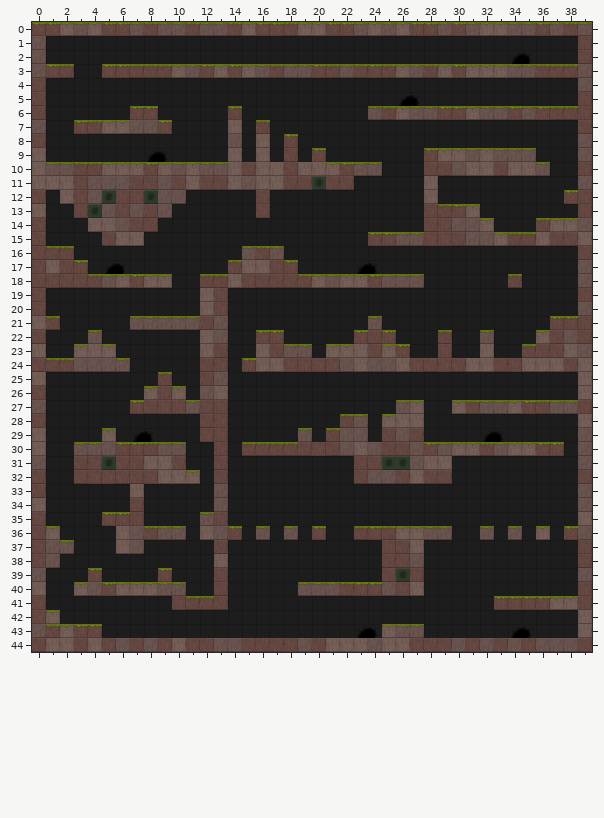
An edit to a level. Tiled map, res/levels/level_forest_large_1.tmx. That is the earlier state.
Cells are 33x33 px. Shown: x 0..39, y 0..44. Not drawn, because the pictures are missing: unchanged layer "Capa de Imagen 1".
Once edited:
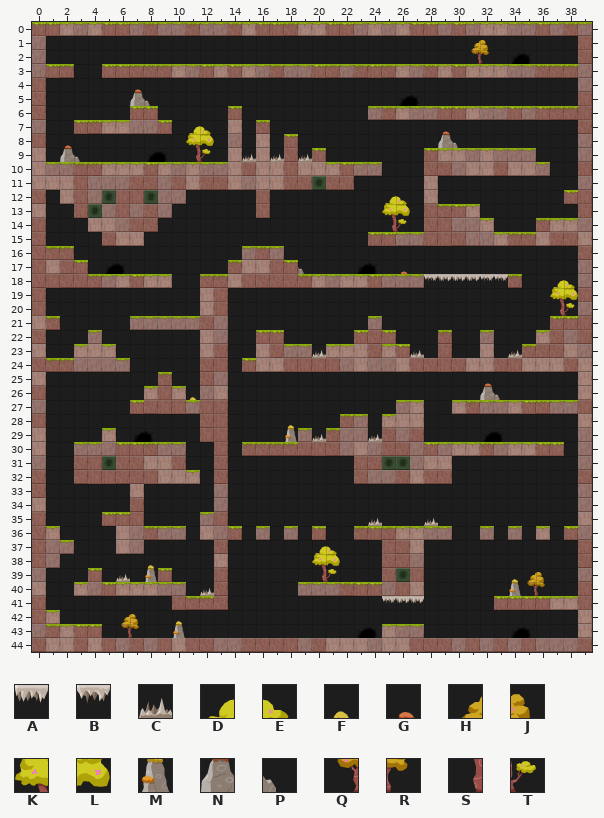
Key: from "tileset_forest": A 4, B 5, C 6, D 16, E 17, F 18, G 19, H 21, J 22, K 25, L 26, M 27, N 28, P 29, Q 30, R 31, S 34, T 35.
_ is an empty cell, . an unchanged one.
Commit: Forest Large 1 - Add rocks, trees and spikes
What changed:
layer "layout" opacity 63% -> 100%
--- layer "layout"
@@ x 31..32 @@
- 1 __
- 2 __
+ 1 HJ
+ 2 QR
@@ x 7..8 @@
- 4 _.
- 5 __
+ 4 G.
+ 5 NP
@@ x 2..30 @@
- 7 .........__................_.
- 8 _........__................__
- 9 __.......__.._._._...........
+ 7 .........DE................G.
+ 8 G........KL................NP
+ 9 NP.......ST..C.C.C...........
@@ x 25..26 @@
-12 __
-13 __
-14 __
+12 DE
+13 KL
+14 ST
@@ x 19..38 @@
-17 _......_............
-18 .........______...__
-19 ..................__
-20 ..................__
+17 P......G............
+18 .........BAAABB...DE
+19 ..................KL
+20 ..................ST
@@ x 20..34 @@
-23 _......_......_
+23 C......C......C
@@ x 11..33 @@
-25 ....................._.
-26 _....................__
+25 .....................G.
+26 F....................NP
@@ x 18..24 @@
-28 _......
-29 _._..._
+28 F......
+29 M.C...C
@@ x 24..28 @@
-35 _..._
+35 C...C
@@ x 6..36 @@
-37 ..............__...............
-38 .._...........__...............
-39 _._...........__............___
-40 ......_.....................___
-41 ...................___.........
-42 __.._..........................
-43 __.._..........................
+37 ..............DE...............
+38 ..F...........KL...............
+39 C.M...........ST............FHJ
+40 ......C.....................MQR
+41 ...................BAA.........
+42 HJ..F..........................
+43 QR..M..........................
